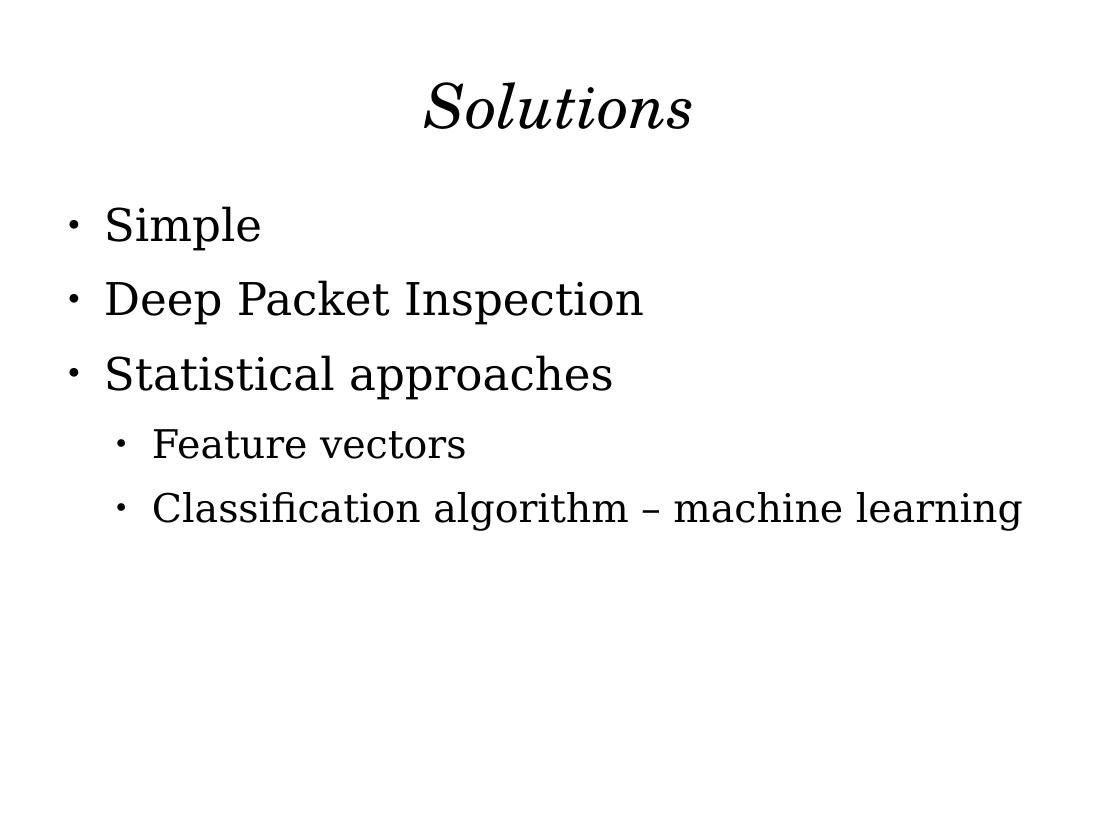
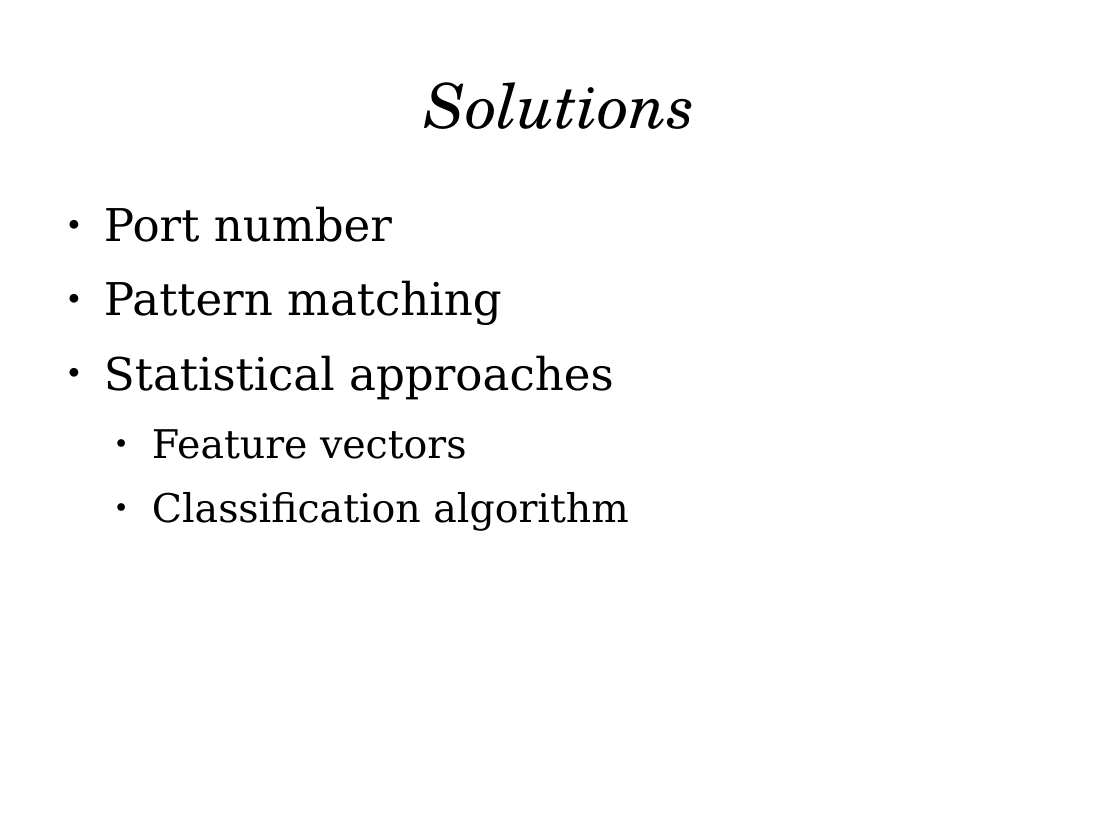
Before and after one commit to pforemski/pjf-msc, a slide deck: slide 9 of polsl/final-exam.odp (slide 12 before the commit). Drawn at 1120x840 pixels with LibreOffice and Linux fonts; fonts in the diff are those of the drawing. Boxes give left, top, right and bottom in pixels: in the first picture for what was removed or moved away, otherwise in the second. Text is boxed around its words. In the diff, an @@ line names an element or a change of style, - is before the commit and + after.

```diff
--- a/polsl/final-exam.odp
+++ b/polsl/final-exam.odp
@@ text at [104,206,502,325]: text changed @@
-● Simple
-● Deep Packet Inspection
+● Port number
+● Pattern matching
@@ text at [152,492,628,530]: text changed @@
-  ● Classification algorithm – machine learning
+  ● Classification algorithm
```
Also in this commit, not shown: 6 other slides changed, 1 slide added, 4 slides removed.
